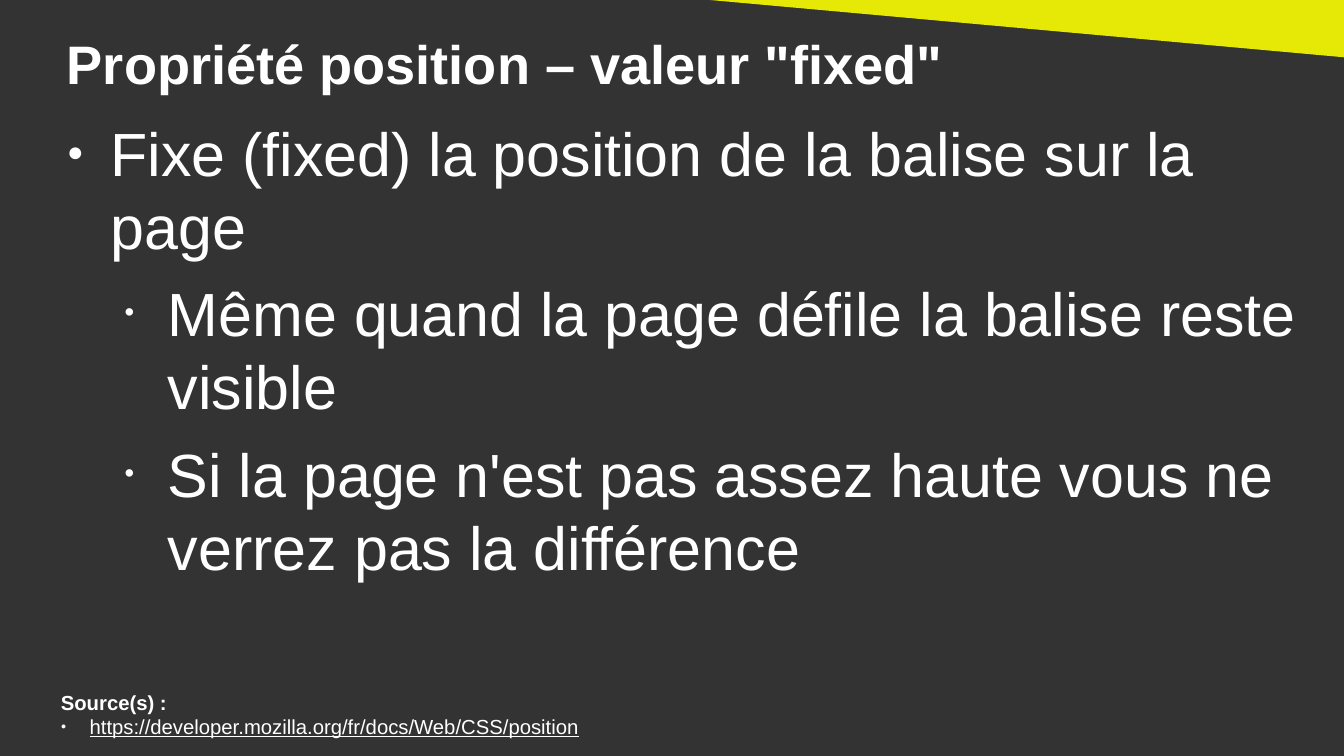
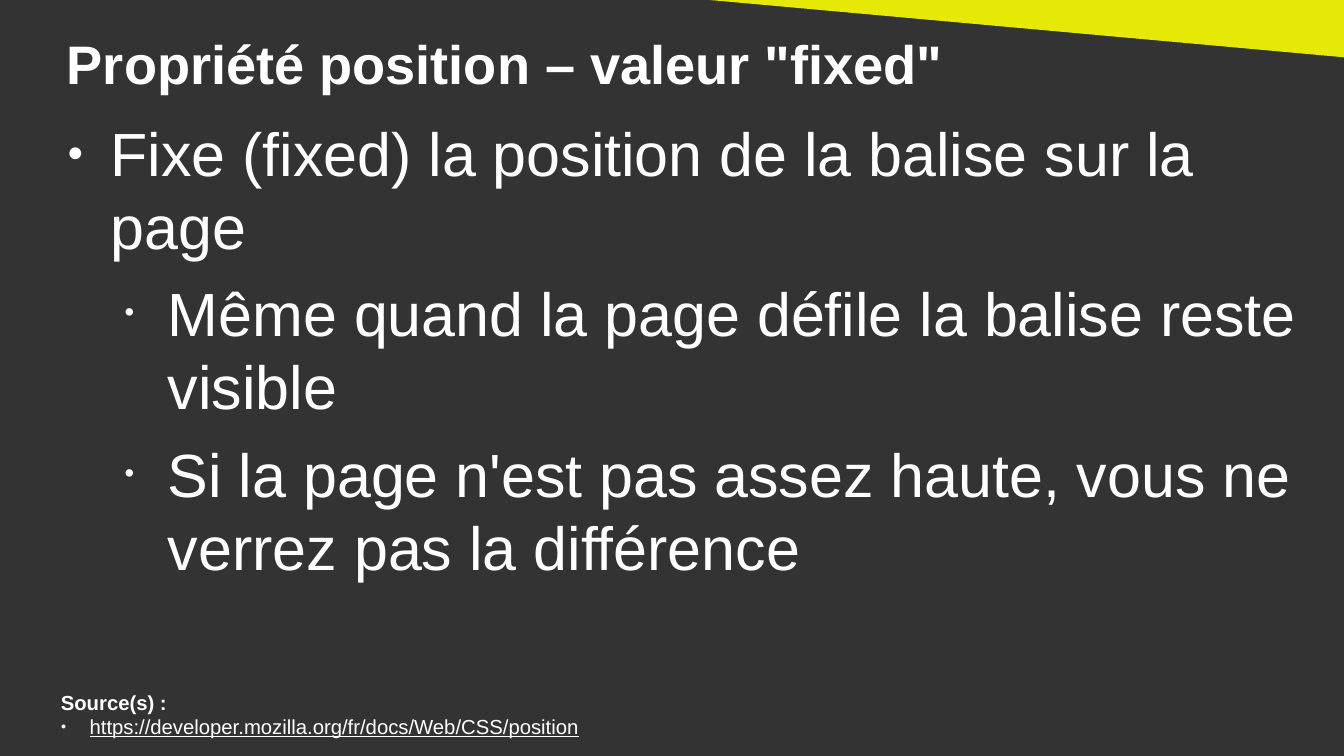
Before and after one commit to DanYellow/cours, a slide deck: slide 13 of integration-web-s2/travaux-pratiques/numero-1/presentation.odp. Drawn at 1344x756 pixels with LibreOffice and Linux fonts; fonts in the diff are those of the drawing. Boxes give left, top, right and bottom in pixels: in the first picture for what was removed or moved away, otherwise in the second. Text is boxed around its words. In the diff, an @@ line names an element or a change of style, - is before the commit and + after.

```diff
--- a/integration-web-s2/travaux-pratiques/numero-1/presentation.odp
+++ b/integration-web-s2/travaux-pratiques/numero-1/presentation.odp
@@ text at (168,453,1290,581): text changed @@
-  • Si la page n'est pas assez haute vous ne verrez pas la différence
+  • Si la page n'est pas assez haute, vous ne verrez pas la différence
```
Also in this commit, not shown: 4 other slides changed, 1 other file.
